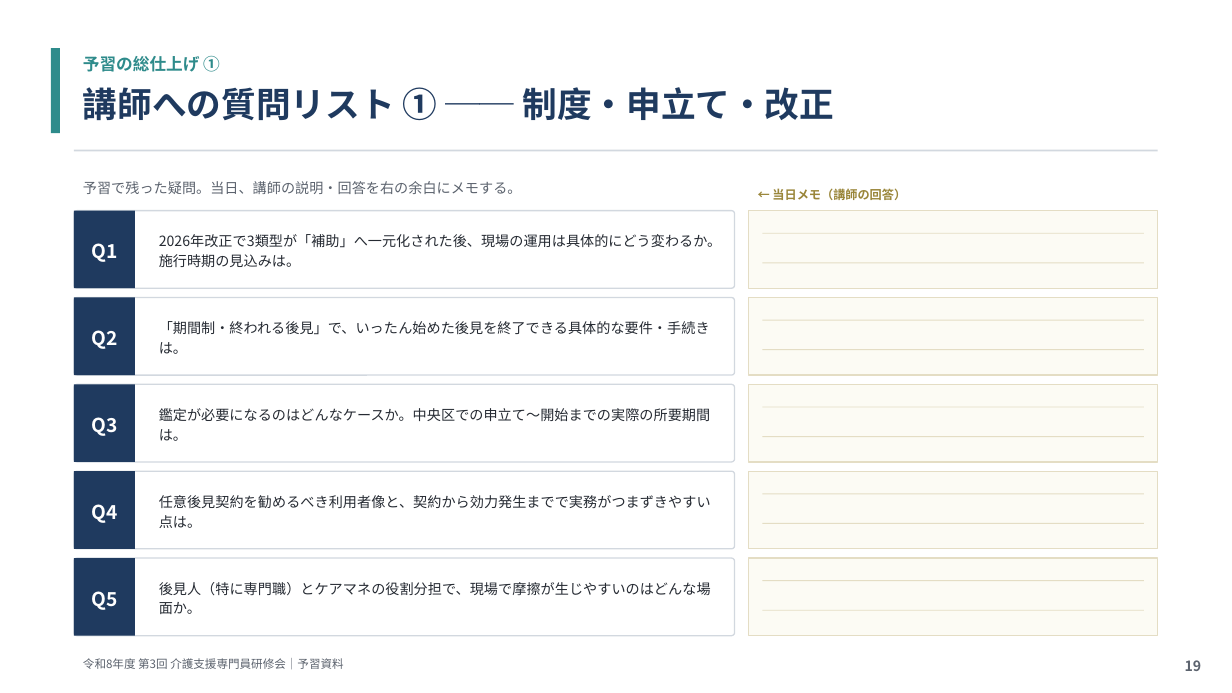
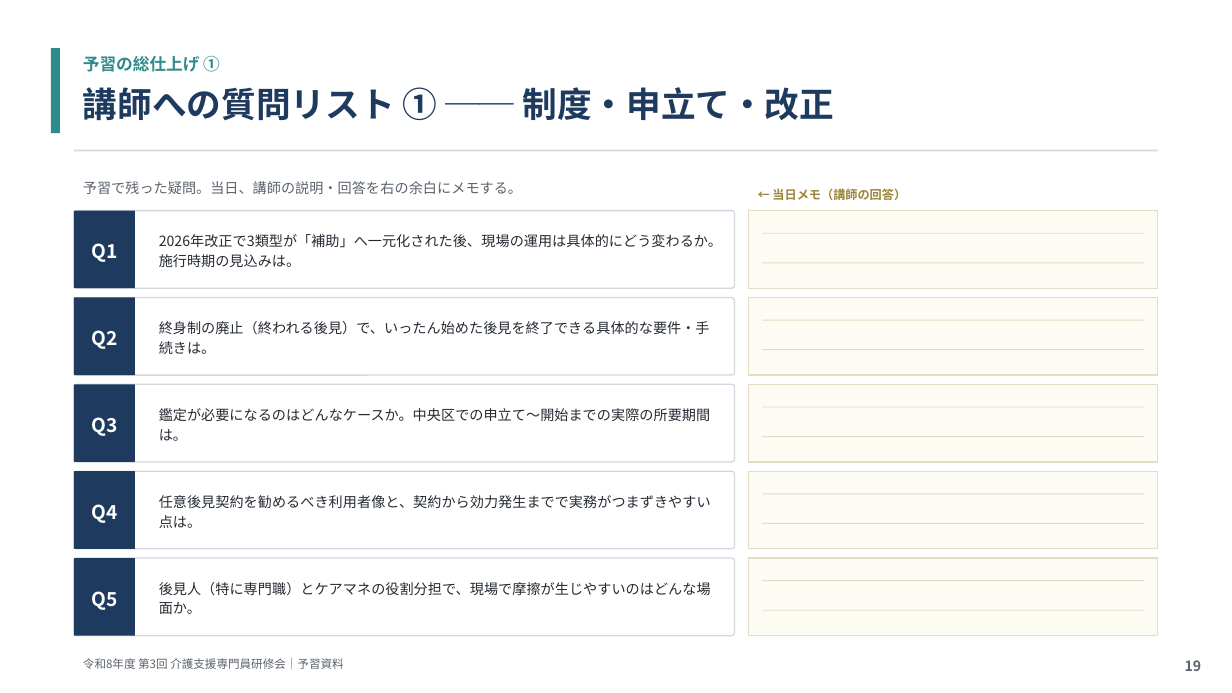
Before and after one commit to tohmichi18-stack/kaigo-ga-app, a slide deck: slide 19 of 令和8年度第3回ケアマネ研修_予習スライド_成年後見制度.pptx. Drawn at 1232x693 pixels with LibreOffice and Linux fonts; fonts in the diff are those of the drawing. Boxes give left, top, right and bottom in pixels: in the first picture for what was removed or moved away, otherwise in the second. Text is boxed around its words. In the diff, an @@ line names an element or a change of style, - is before the commit and + after.

```diff
--- a/令和8年度第3回ケアマネ研修_予習スライド_成年後見制度.pptx
+++ b/令和8年度第3回ケアマネ研修_予習スライド_成年後見制度.pptx
@@ text at bbox=[159, 321, 710, 354]: text changed @@
-「期間制・終われる後見」で、いったん始めた後見を終了できる具体的な要件・手続きは。
+終身制の廃止（終われる後見）で、いったん始めた後見を終了できる具体的な要件・手続きは。
```
Also in this commit, not shown: 2 other slides changed, 1 other file.
